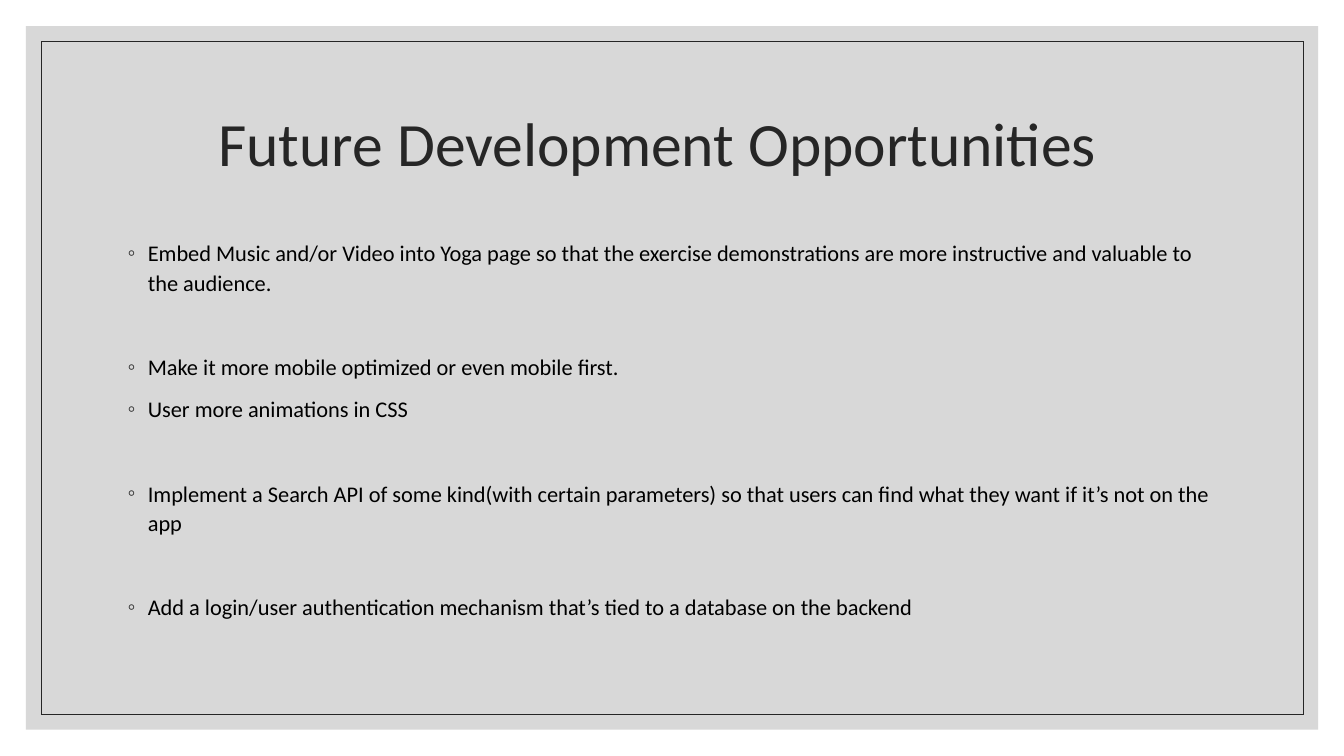
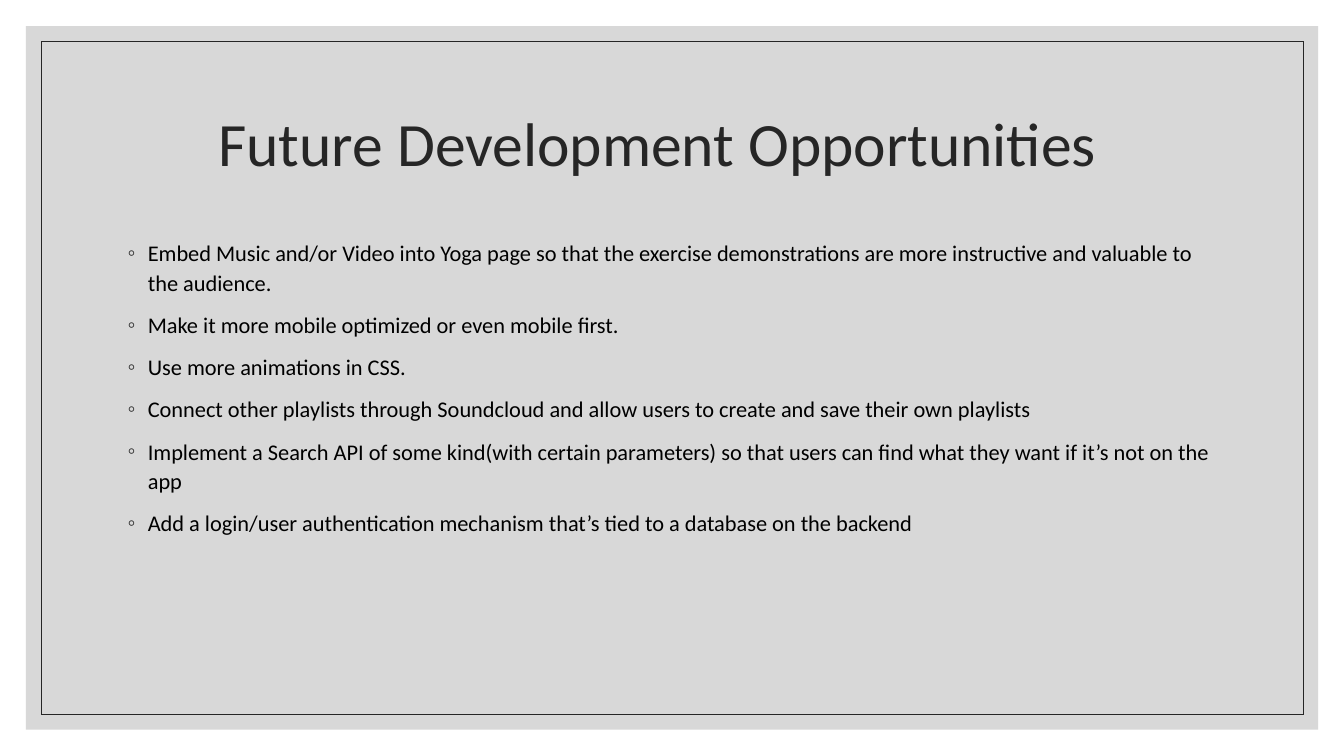
Before and after one commit to kofihayford/Rise-App, a slide deck: slide 6 of assets/Rise App .pptx. Drawn at 1344x756 pixels with LibreOffice and Linux fonts; fonts in the diff are those of the drawing. Boxes give left, top, right and bottom in pixels: in the first picture for what was removed or moved away, otherwise in the second. Text is boxed around its words. In the diff, an @@ line names an element or a change of style, - is before the commit and + after.

Commit message:
typos and some minor additions

```diff
--- a/assets/Rise App .pptx
+++ b/assets/Rise App .pptx
@@ text at (x1=148, y1=359, x2=1030, y2=421): text changed @@
-◦ User more animations in CSS
+◦ Use more animations in CSS.
+◦ Connect other playlists through Soundcloud and allow users to create and save their own playlists
```
Also in this commit, not shown: 1 other slide changed.
